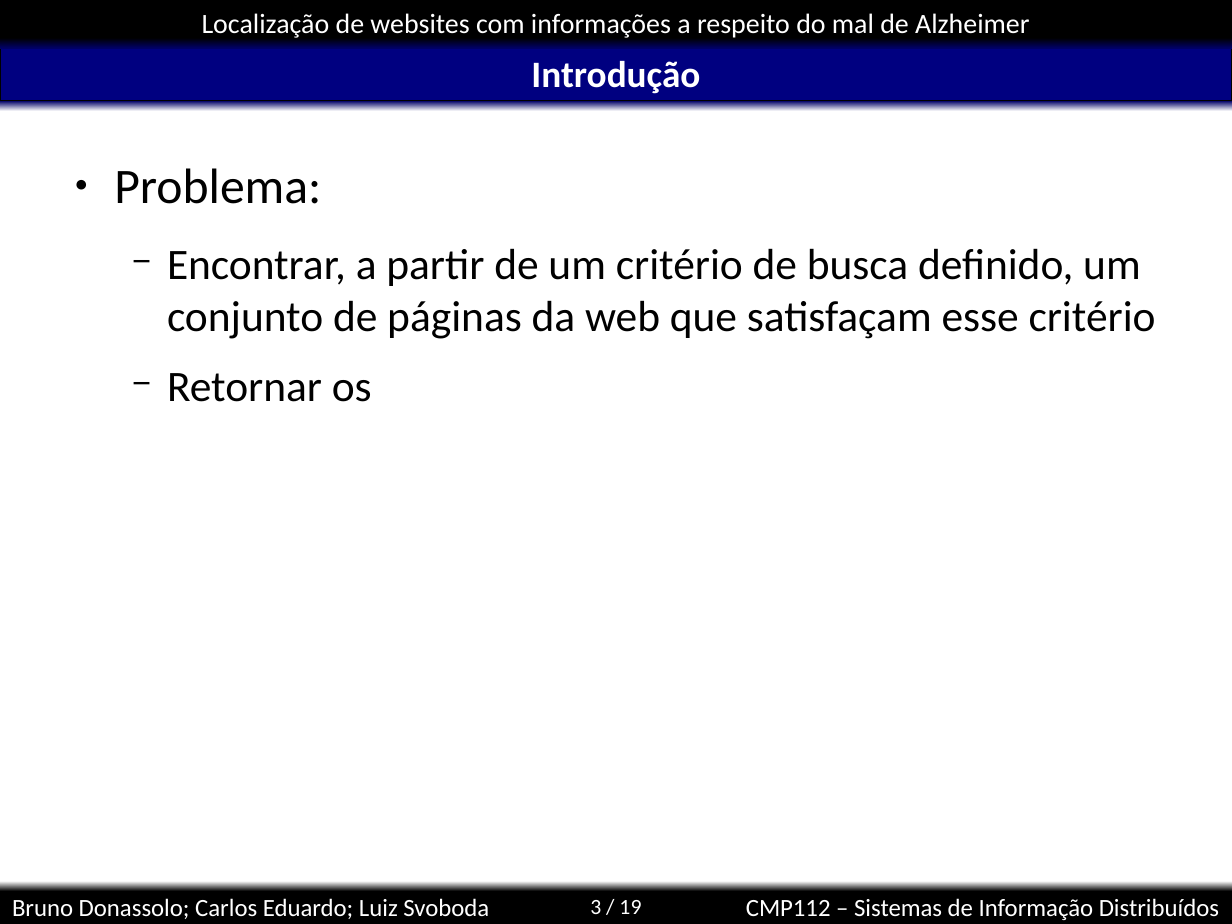
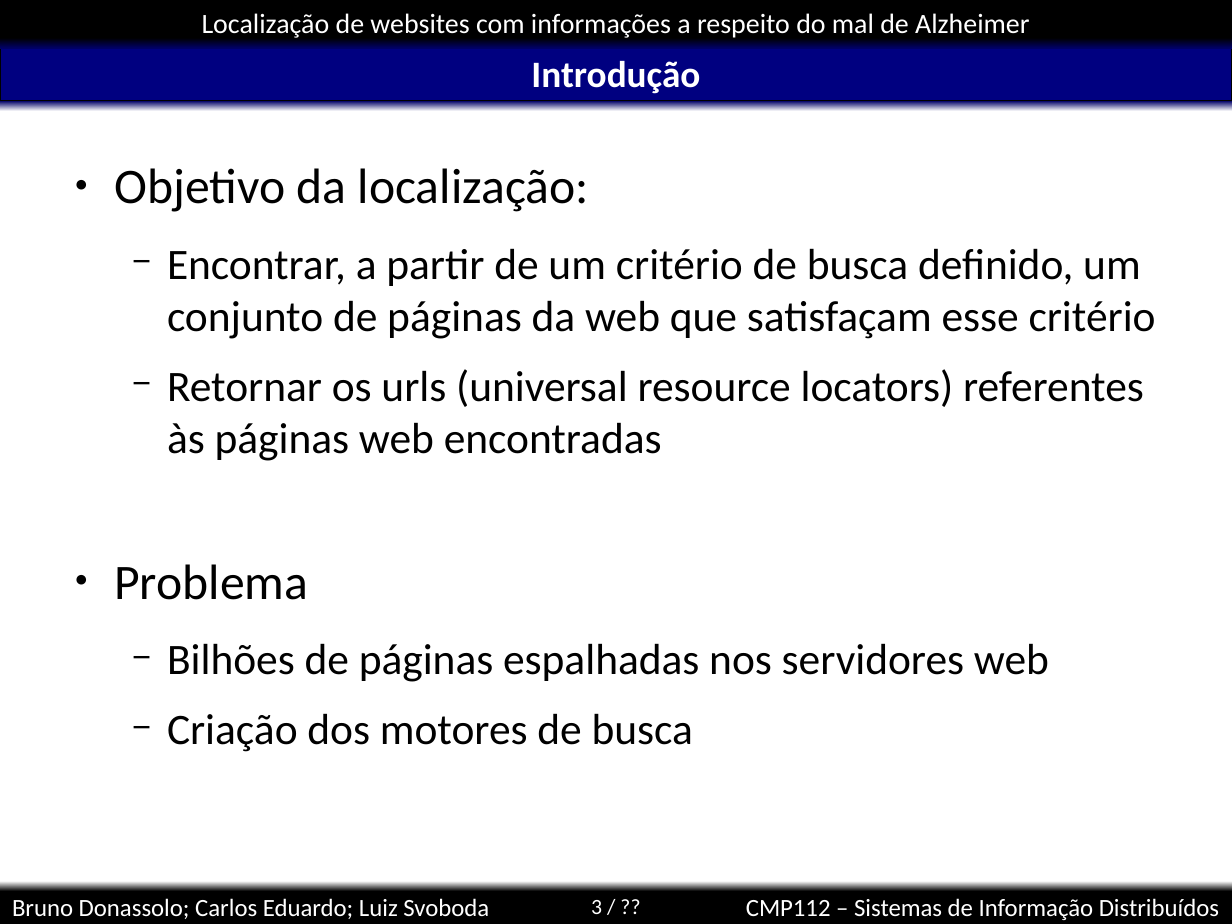
Before and after one commit to kdubezerra/kdubezerra, a slide deck: slide 3 of disciplinas/cmp112/localizacao.ppt. Drawn at 1232x924 pixels with LibreOffice and Linux fonts; fonts in the diff are those of the drawing; background and template pictures are left out. Boxes give left, top, right and bottom in pixels: in the first picture for what was removed or moved away, otherwise in the second. Text is boxed around its words. In the diff, an @@ line names an element or a change of style, - is before the commit and + after.

```diff
--- a/disciplinas/cmp112/localizacao.ppt
+++ b/disciplinas/cmp112/localizacao.ppt
@@ text at box(114, 168, 589, 212): text changed @@
-● Problema:
+● Objetivo da localização:
@@ text at box(114, 369, 1144, 752): text changed @@
-  − Retornar os
+  − Retornar os urls (universal resource locators) referentes às páginas web encontradas
+● Problema
+  − Bilhões de páginas espalhadas nos servidores web
+  − Criação dos motores de busca
@@ page number at box(591, 900, 602, 914): text changed @@
-3 / 19
+3 / ??
```
Also in this commit, not shown: 1 other slide changed, 11 slides added.
